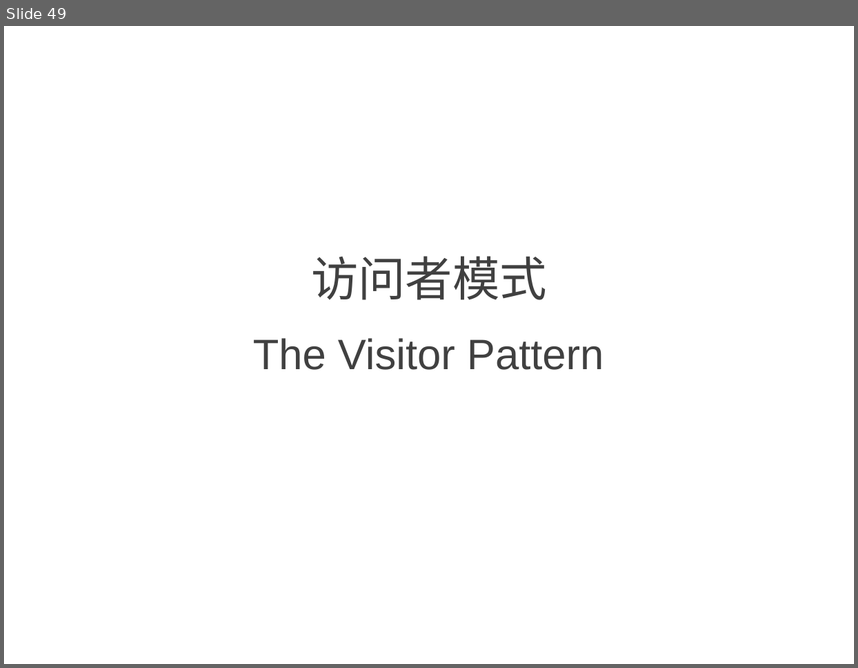
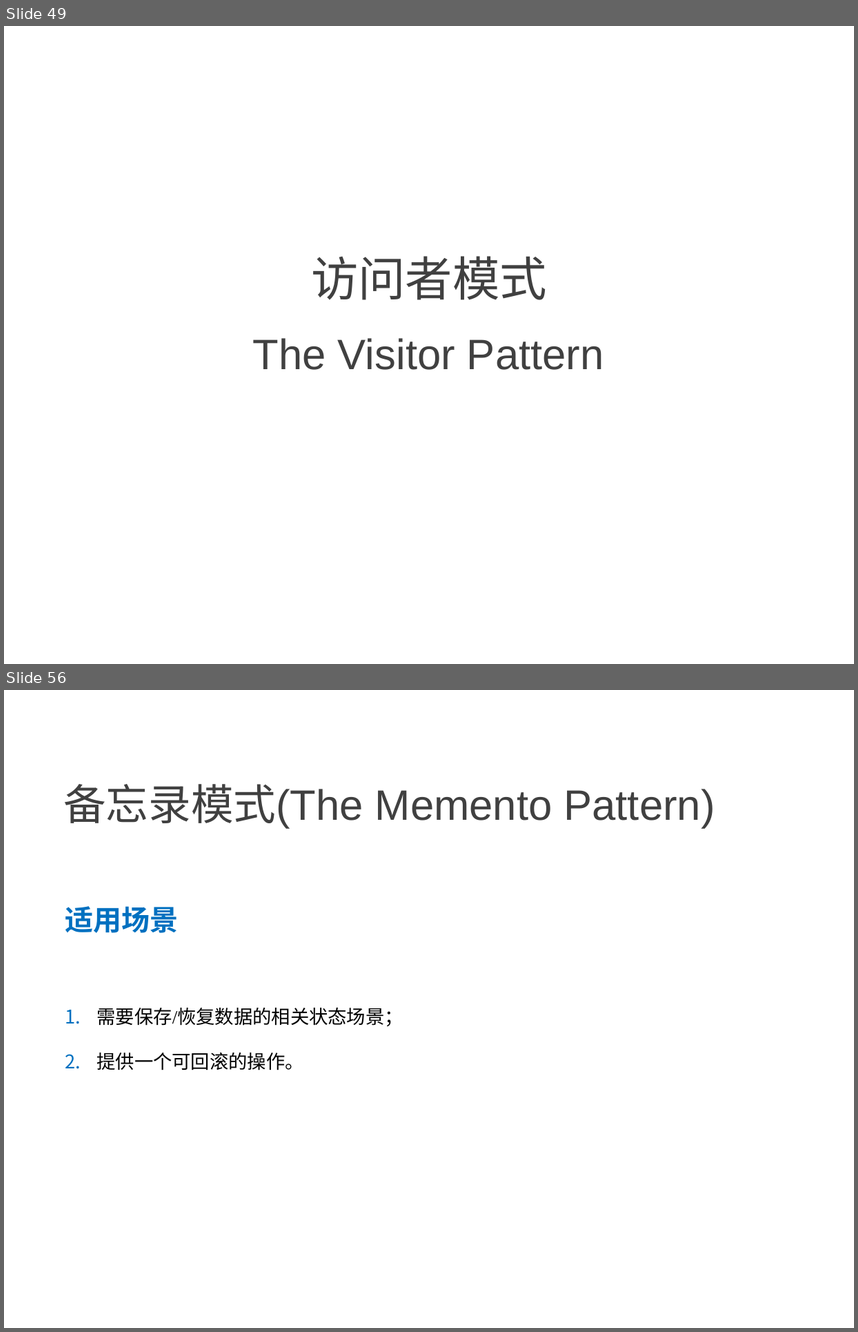
Before and after one commit to NewGr8Player/My-PPT, a slide deck: Design pattern/4.设计模式-行为型模式.pptx. Shown one above the other, each under a label of ours: slide 49 before the commit, slides 49 and 56 after it; the slides between them are not shown. The pictures are 858x668 and 858x1332 pixels, drawn with LibreOffice and Linux fonts; fonts in the diff are those of the drawing. Boxes give left, top, right and bottom in pixels: in the first picture for what was removed or moved away, otherwise in the second. Text is boxed around its words. In the diff, an @@ line names an element or a change of style, - is before the commit and + after.

```diff
--- a/Design pattern/4.设计模式-行为型模式.pptx
+++ b/Design pattern/4.设计模式-行为型模式.pptx
@@ slide 56 added at (4,690,854,1328), background #FFFFFF @@
@@ text added at (63,784,715,829), 36 pt, text #404040 @@
+备忘录模式(The Memento Pattern)
@@ text added at (65,906,404,1070), 16 pt, text #000000 @@
+适用场景
+1. 需要保存/恢复数据的相关状态场景；
+2. 提供一个可回滚的操作。
```
Also in this commit, not shown: 2 slides changed, 7 other slides added.
